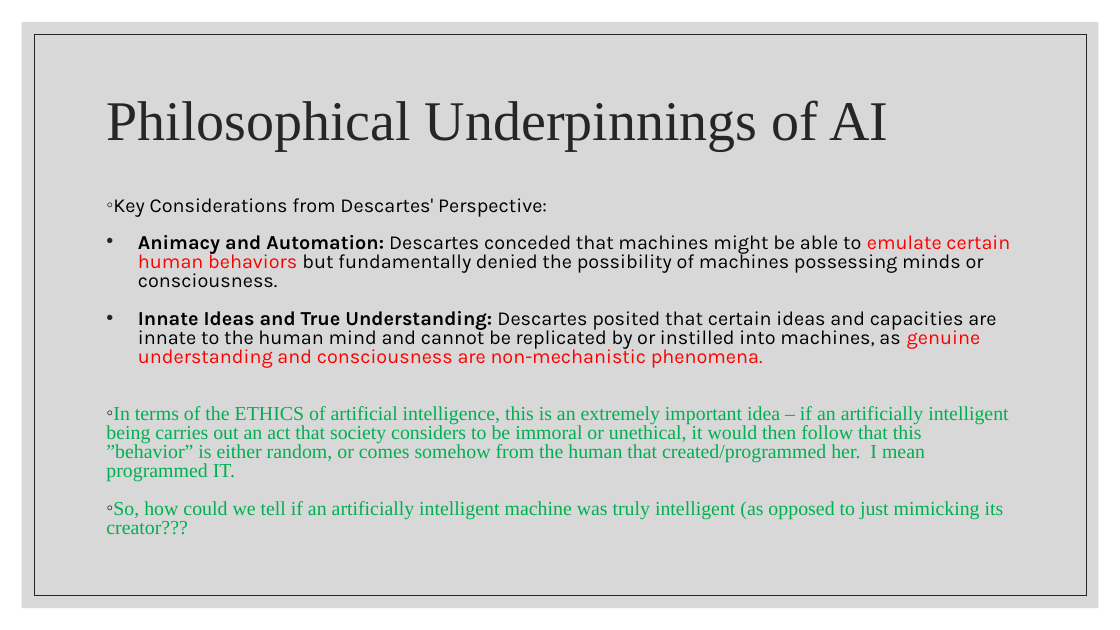
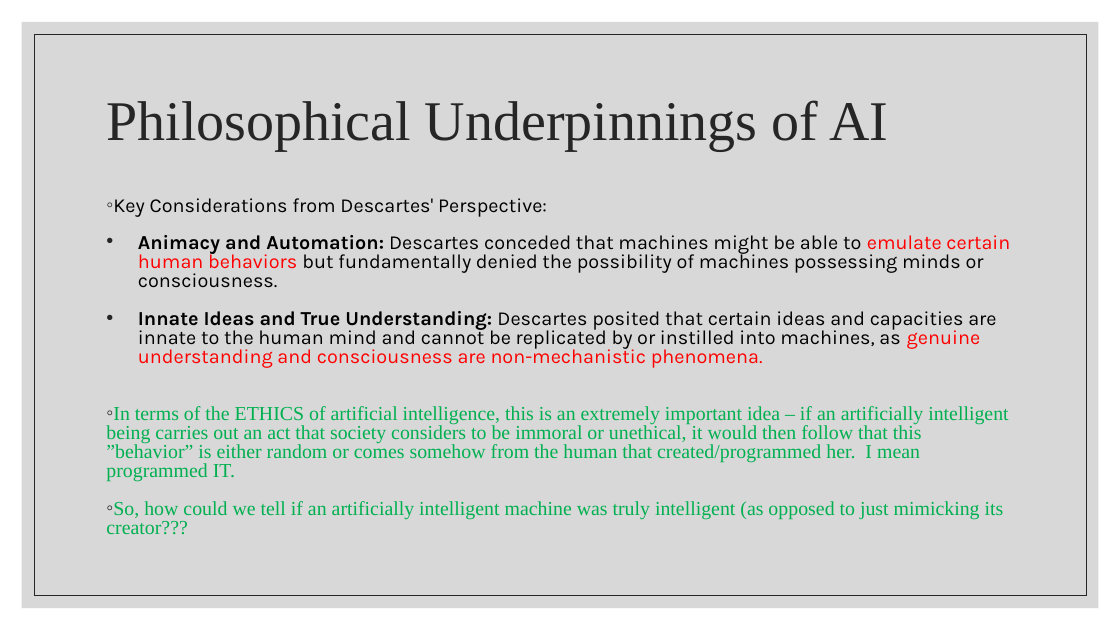
Before and after one commit to wutmeownow/phys441, a slide deck: slide 25 of JupyterNotebooks/LLS/Lecture2.pptx (slide 6 before the commit). Drawn at 1120x630 pixels with LibreOffice and Linux fonts; fonts in the diff are those of the drawing. Boxes give left, top, right and bottom in pixels: in the first picture for what was removed or moved away, otherwise in the second. Text is boxed around its words. In the diff, an @@ line names an element or a change of style, - is before the commit and + after.

```diff
--- a/JupyterNotebooks/LLS/Lecture2.pptx
+++ b/JupyterNotebooks/LLS/Lecture2.pptx
@@ text at [106,406,1008,482]: text changed @@
-◦ In terms of the ETHICS of artificial intelligence, this is an extremely important idea – if an artificially intelligent being carries out an act that society considers to be immoral or unethical, it would then follow that this ”behavior” is either random, or comes somehow from the human that created/programmed her. I mean programmed IT.
+◦ In terms of the ETHICS of artificial intelligence, this is an extremely important idea – if an artificially intelligent being carries out an act that society considers to be immoral or unethical, it would then follow that this ”behavior” is either random or comes somehow from the human that created/programmed her. I mean programmed IT.
```
Also in this commit, not shown: 1 other slide changed, 33 slides added, 6 other files.
